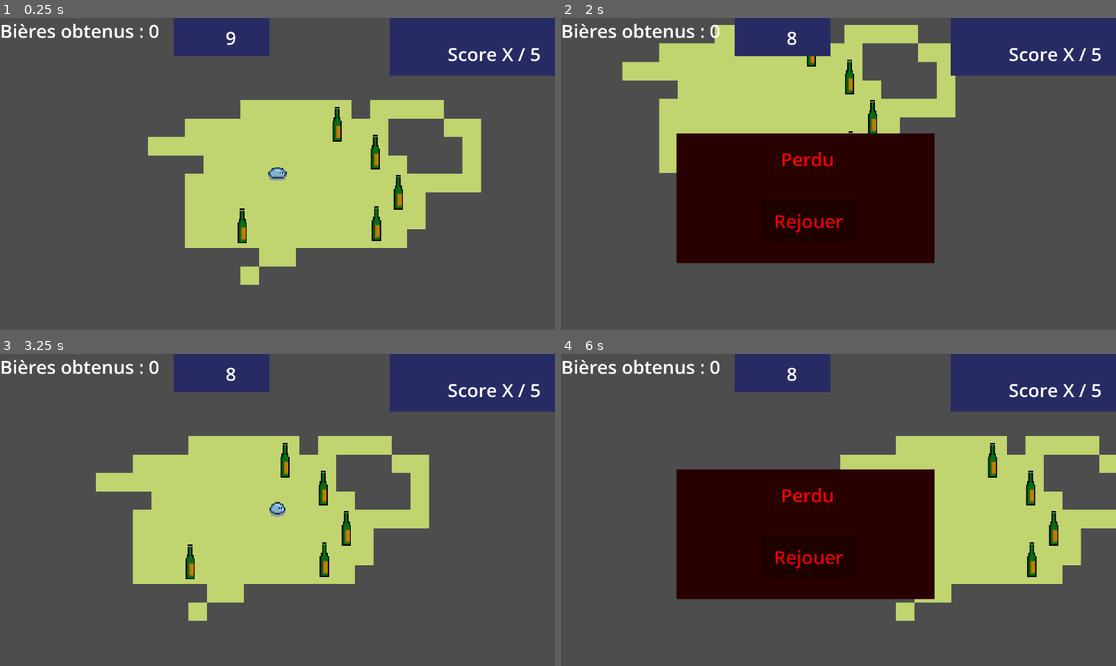
Above: before the commit, frames 1-4 (two rows, left to right).
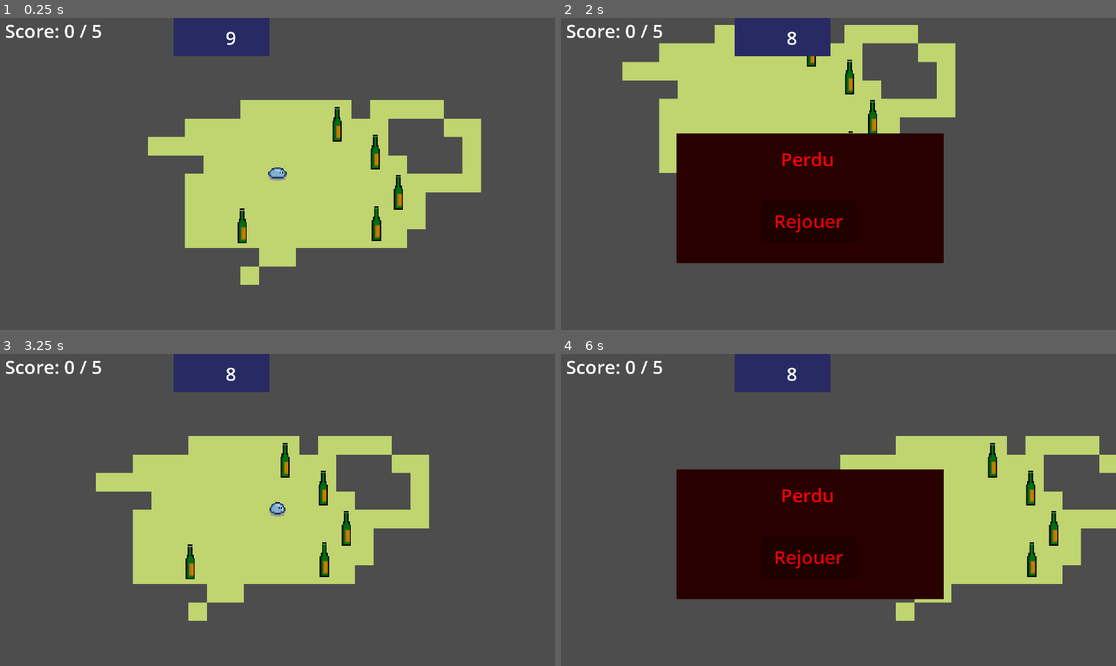
Above: after the commit, the same moments.

Repository: LEBOURGEOIS-maker/Jacky-boiiing
Game: Godot game, scene res://Scenes/mainScene.tscn
Same seed, same stepped clock (60 frames per second), same inputs: the game is played once before the commit and once after it.
Inputs:
- Up to frame 1 (0.25 s): no input
- Up to frame 2 (2 s): tap Enter (ui_accept) at 0.5, 0.6, 0.77, 1.07, 1.35, 1.52, 1.82 s; hold D (right) 0.53-1.28 s; hold S (down) from 1.28 s (still down)
- Up to frame 3 (3.25 s): release S (down) at 2 s; click "Rejouer" at 2 s; tap Enter (ui_accept) at 2.75, 2.85 s; hold D (right) from 2.78 s (still down)
- Up to frame 4 (6 s): release D (right) at 3.53 s; hold Z (up) 3.53-4.25 s; tap Enter (ui_accept) at 3.6, 3.77, 4.07, 5, 5.1, 5.27, 5.57, 5.85 s; click "Rejouer" at 4.25 s; hold Left (left) from 5.03 s (still down)

The runs differ from the first frame. In frame 1, 6.1% of the frame differs, in the area x 0-100%, y 0-19%; in frame 2, 6.8%; in frame 3, 6.1%; in frame 4, 6.8%, in the area x 0-100%, y 0-79%.

Commit message:
Beers disappear

Diff:
--- a/Characters/player.gd
+++ b/Characters/player.gd
@@ -16,9 +16,6 @@
 @onready var lose_panel = get_parent().get_node("UI/PanelPerdu")
 @onready var timer_panel = get_parent().get_node("UI/TimerPanel")  # Panel where the timer will be shown
 @onready var timer_label = timer_panel.get_node("Label")
-
-@onready var score_panel = get_parent().get_node("UI/ScoreLabel")  # Panel where the timer will be shown
-@onready var score_label = score_panel.get_node("Label")
 
 func _ready():
 
@@ -53,22 +50,6 @@
 				return
 			else:
 				print("TileMap found successfully!")
-
-
-	if score_label:
-		score_label.visible = true
-		print("timer_panel found. Making it visible.")  # Debug : le panneau est trouvé
-		print("Panel visibility set to: ", score_label.visible)
-		print("Panel position: ", score_label.position)  # Utiliser position au lieu de rect_position
-		score_label.position = Vector2(50, 20)  # Position dans la fenêtre
-		score_label.z_index = 10
-		print("Panel Z-Index: ", score_label.z_index)
-		tilemap = get_node_or_null("../TileMap")
-		if tilemap == null:
-			push_error("TileMap not found! Check the node path.")
-			return
-		else:
-			print("TileMap found successfully!")
 
 func _process(_delta):
 	if is_game_over:
--- a/Scenes/mainMenu.tscn
+++ b/Scenes/mainMenu.tscn
@@ -22,10 +22,10 @@
 anchors_preset = -1
 anchor_right = 0.897
 anchor_bottom = 0.249
-offset_left = 725.0
-offset_top = 5.0
-offset_right = -324.24
-offset_bottom = -29.92
+offset_left = 662.0
+offset_top = -48.0
+offset_right = -260.24
+offset_bottom = 22.08
 grow_horizontal = 2
 grow_vertical = 2
 texture = ExtResource("2_s1dqa")
--- a/Scenes/mainScene.tscn
+++ b/Scenes/mainScene.tscn
@@ -1,14 +1,18 @@
-[gd_scene load_steps=10 format=4 uid="uid://b2y48jmww6633"]
+[gd_scene load_steps=12 format=4 uid="uid://b2y48jmww6633"]
 
 [ext_resource type="Script" path="res://Scenes/main_scene.gd" id="1_aq7at"]
 [ext_resource type="PackedScene" uid="uid://qwwidd5peaqv" path="res://Characters/character_body_2d.tscn" id="1_tq50b"]
 [ext_resource type="Texture2D" uid="uid://dj7j26n7ciu5" path="res://Assets/Libraries/Sprout Lands - Sprites - Basic pack/Tilesets/Grass.png" id="2_7adly"]
 [ext_resource type="Script" path="res://Characters/player.gd" id="2_hv1rr"]
 [ext_resource type="Script" path="res://Scripts/looseAndRetry.gd" id="4_2at1w"]
+[ext_resource type="Script" path="res://Scenes/next_level_button.gd" id="5_55500"]
 [ext_resource type="PackedScene" uid="uid://bnclgwkqmdeli" path="res://Scenes/beer.tscn" id="6_o4cu3"]
 
 [sub_resource type="StyleBoxFlat" id="StyleBoxFlat_wr5d2"]
 bg_color = Color(0.155485, 0.167241, 0.387745, 1)
+
+[sub_resource type="StyleBoxFlat" id="StyleBoxFlat_jgk3i"]
+bg_color = Color(0.734342, 0.548435, 0.516495, 1)
 
 [sub_resource type="TileSetAtlasSource" id="TileSetAtlasSource_nshra"]
 texture = ExtResource("2_7adly")
@@ -105,9 +109,9 @@
 [node name="UI" type="CanvasLayer" parent="."]
 
 [node name="PanelPerdu" type="Panel" parent="UI"]
-offset_left = -96.0
+offset_left = 40.0
 offset_top = -216.0
-offset_right = 127.0
+offset_right = 271.0
 offset_bottom = -104.0
 theme_override_styles/panel = SubResource("StyleBoxFlat_wr5d2")
 
@@ -150,25 +154,23 @@
 offset_bottom = 29.0
 vertical_alignment = 1
 
-[node name="ScoreLabel" type="Panel" parent="UI"]
-anchors_preset = 1
-anchor_left = 1.0
-anchor_right = 1.0
-offset_left = -143.0
-offset_bottom = 50.0
-grow_horizontal = 0
-tooltip_text = "Timer"
-theme_override_styles/panel = SubResource("StyleBoxFlat_wr5d2")
-
-[node name="Label" type="Label" parent="UI/ScoreLabel"]
-layout_mode = 0
+[node name="PanelGagner" type="Panel" parent="UI"]
 offset_left = 40.0
-offset_top = 13.0
-offset_right = 121.0
-offset_bottom = 36.0
-text = "Score X / 5"
-horizontal_alignment = 1
-vertical_alignment = 1
+offset_top = -216.0
+offset_right = 271.0
+offset_bottom = -104.0
+theme_override_styles/panel = SubResource("StyleBoxFlat_jgk3i")
+
+[node name="Label" type="Label" parent="UI/PanelGagner"]
+layout_mode = 0
+offset_right = 40.0
+offset_bottom = 23.0
+
+[node name="NextLevelButton" type="Button" parent="UI/PanelGagner"]
+layout_mode = 0
+offset_right = 8.0
+offset_bottom = 8.0
+script = ExtResource("5_55500")
 
 [node name="TileMap" type="TileMapLayer" parent="."]
 z_index = -5
--- a/Scenes/main_scene.gd
+++ b/Scenes/main_scene.gd
@@ -3,24 +3,62 @@
 var area2d_instance : Area2D
 var staticbody_instance : StaticBody2D
 var key_count = 0
+@onready var panelGagner = $UI/PanelGagner
+var next_level_button : Button
+var movement_enabled = true
 
 func _ready():
 	update_key_count_display()
+	panelGagner.visible = false
 
 func update_key_count_display():
-	$CanvasLayer/KeyCounterLabel.text = "Bières obtenus : %d" % key_count
+	$CanvasLayer/KeyCounterLabel.text = " Score: %d / 5" % key_count
 
 func add_key():
 	key_count += 1
 	update_key_count_display()
+	print("Key count:", key_count)
 
-# Méthode qui est appelée lorsque l'area_entered est émis
-func _on_area_entered(area):
-	if area.is_in_group("static_bodies"):
-		print("Le StaticBody2D est entré dans la zone de l'Area2D !")
-		# Exemple : Déplacer le StaticBody2D lorsqu'il entre dans l'area
-		staticbody_instance.position = Vector2(100, 100)  # Déplacer le StaticBody2D
+	if key_count == 5:
+		print("Show win panel.")
+		show_win_popup()
 
+func handle_character_movement(delta):
+	if movement_enabled:
+		if Input.is_action_pressed("move_right"):
+			position.x += 100 * delta
+		elif Input.is_action_pressed("move_left"):
+			position.x -= 100 * delta
 
-func _on_beer_chest_opened() -> void:
-	pass # Replace with function body.
+func _process(delta):
+	handle_character_movement(delta)
+
+func _on_next_level_button_pressed():
+	print("Moving to the next level...")
+	get_tree().change_scene("res://Scenes/menu_scene.tscn")  # Update with the correct path to the next scene
+
+func show_win_popup():
+	panelGagner.visible = true
+	print("Panel found. Making it visible.")
+	print("Panel visibility set to: ", panelGagner.visible)
+
+	var screen_size = get_viewport().size  # Get the viewport size
+	var panel_size = panelGagner.get_size()  # Get the actual size of the panel
+
+	# Debug: print the size of the panel and screen size
+	print("Screen size:", screen_size)
+	print("Panel size:", panel_size)
+
+	# Calculate the position to place it in the top-right corner
+	var x_position = screen_size.x - panel_size.x  # Align to the right
+	var y_position = 0  # Align to the top
+
+	# Debug: print the calculated position
+	print("Calculated position: ", Vector2(x_position, y_position))
+
+	# Set the position of the panel
+	panelGagner.position = Vector2(x_position, y_position)
+	panelGagner.z_index = 10  # Ensure it appears above other elements
+
+	# Disable character controls
+	set_process(false)
--- /dev/null
+++ b/Scenes/next_level_button.gd
@@ -0,0 +1,5 @@
+extends Button
+
+func _on_pressed() -> void:
+	# Recharge la scène actuelle
+	get_tree().reload_current_scene()
--- a/Scripts/main_scene.gd
+++ b/Scripts/main_scene.gd
@@ -1,4 +1,4 @@
-extends Node
+extends Node2Ddz
 
 # Références à votre Timer, Panel et Label dans UI
 @onready var timer = $Timer
--- a/beer.gd
+++ b/beer.gd
@@ -2,34 +2,44 @@
 
 var keytaken = false
 var in_chest_zone = false
-var key_count = 0  # Nouveau compteur global
+var key_count = 0  # Global key counter
 
+# Called when the key area is entered
 func _on_area_2d_body_entered(body: PhysicsBody2D):
 	if not keytaken:
 		keytaken = true
-		#key_count += 1  # Incrémenter le compteur
+		# Increment global key count if needed
+		key_count += 1  # Incrémenter le compteur de clés global
 		if get_tree().get_root().has_node("GameLevel"):
 			get_tree().get_root().get_node("GameLevel").add_key()
 		else:
-			print("Le nœud 'Game' n'existe pas !")
-		if $Sprite:
-			$Sprite.queue_free()
+			print("Le nœud 'GameLevel' n'existe pas !")
+
+		# Free sprite once key is taken
+		if $Sprite2D:
+			$Sprite2D.queue_free()
 			print("Clé récupérée. Nombre total de clés :", key_count)
 		else:
 			print("Error: Sprite node does not exist or has been freed.")
 
+# Process function, checks if the chest can be opened
 func _process(delta):
-	if keytaken and in_chest_zone:  # Simplified condition
+	if keytaken and in_chest_zone:  # Only open chest if key is taken and in chest zone
 		if Input.is_action_just_pressed("ui_accept"):
 			print("chest_opened")
 			emit_signal("chest_opened")
+			# Optionally reset keytaken after chest is opened
+			keytaken = false
+			print("Key taken state reset after chest opening.")
 
+# Triggered when entering the chest zone
 func _on_chest_zone_body_entered(body: PhysicsBody2D):
 	if body.name == "Player":
 		in_chest_zone = true
-		print("Entered chest zone:", in_chest_zone)
+		print("Player entered chest zone.")
 
+# Triggered when exiting the chest zone
 func _on_chest_zone_body_exited(body: PhysicsBody2D):
-	if body.name == "Player":  # Ensure it's the player exiting
+	if body.name == "Player":
 		in_chest_zone = false
-		print("Exited chest zone:", in_chest_zone)
+		print("Player exited chest zone.")
